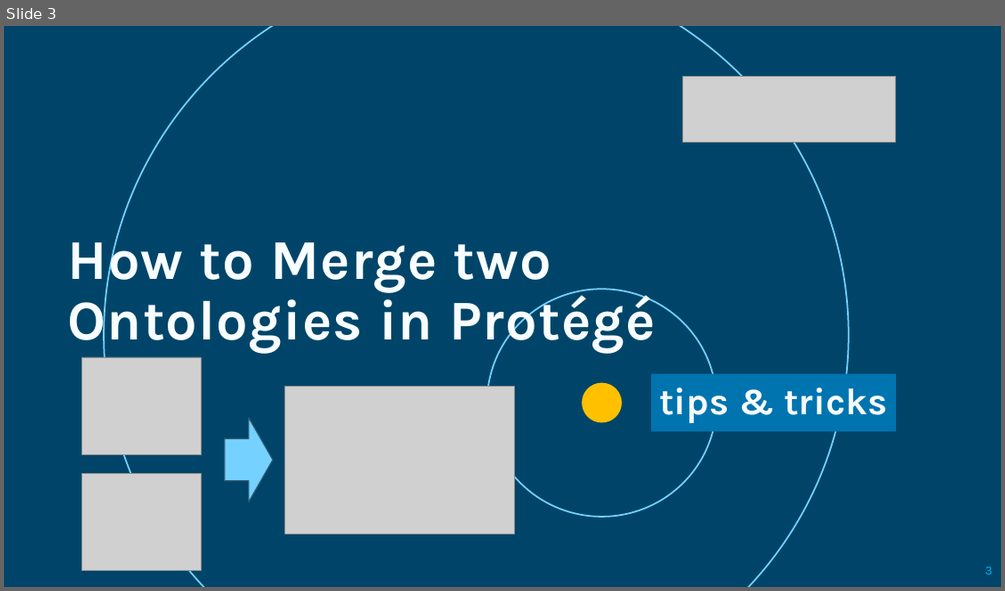
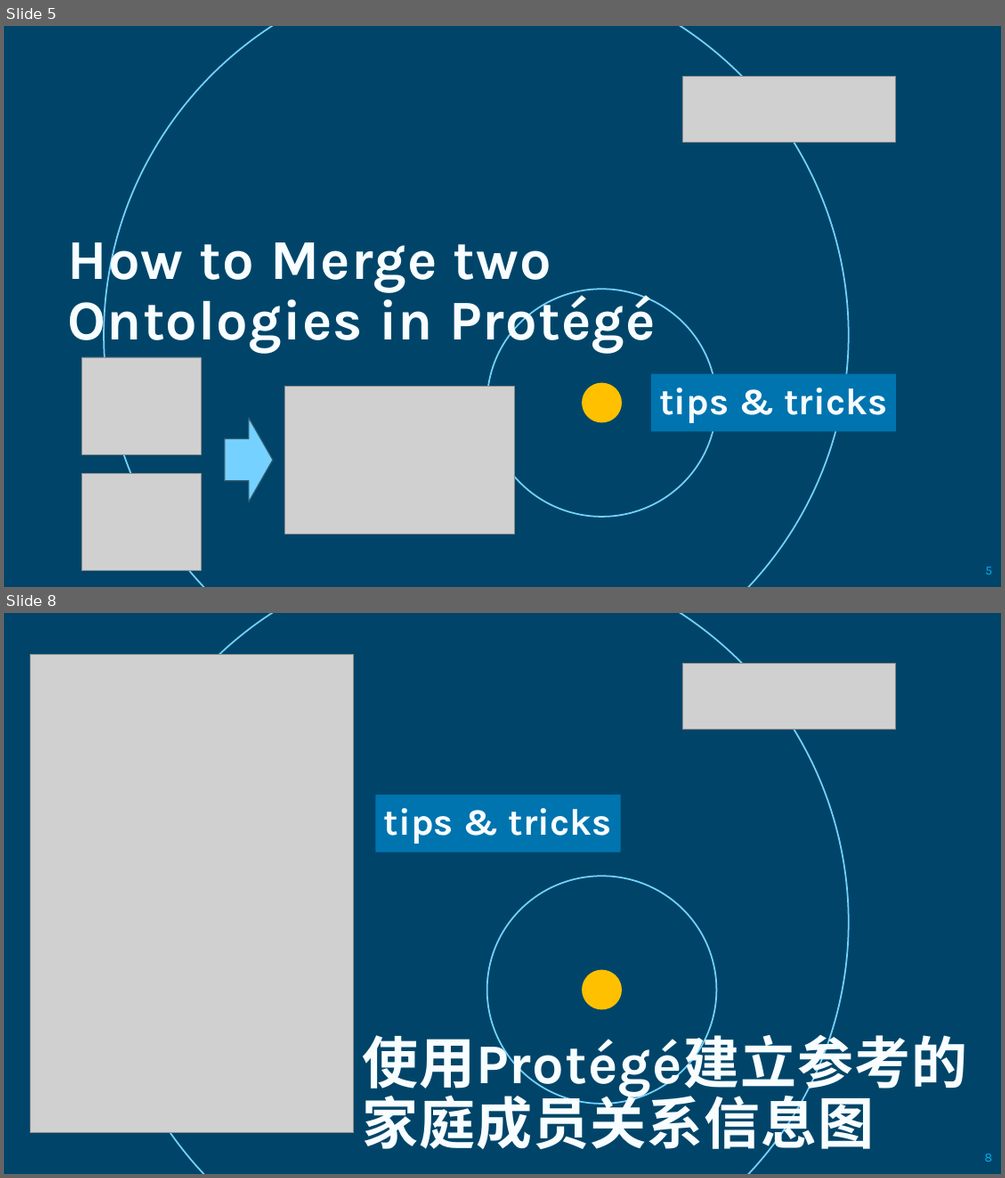
Before and after one commit to yasenstar/self_learning, a slide deck: tool-tips.pptx. Shown one above the other, each under a label of ours: slide 3 before the commit, slides 5 and 8 after it; the slides between them are not shown. The pictures are 1005x591 and 1005x1178 pixels, drawn with LibreOffice and Linux fonts; fonts in the diff are those of the drawing; grey boxes stand for pictures; background and template pictures are left out. Boxes give left, top, right and bottom in pixels: in the first picture for what was removed or moved away, otherwise in the second. Text is boxed around its words. In the diff, an @@ line names an element or a change of style, - is before the commit and + after.

```diff
--- a/tool-tips.pptx
+++ b/tool-tips.pptx
@@ slide 8 added at bbox=[4, 613, 1001, 1174], background picture (left out) @@
@@ rectangle added at bbox=[4, 613, 1001, 1174], fill #000000 at 40% opacity @@
@@ ellipse added at bbox=[104, 613, 849, 1174], outline #75D1FF 1.5 pt @@
@@ picture added at bbox=[30, 655, 354, 1133] @@
@@ picture added at bbox=[683, 663, 896, 729] @@
@@ rectangle added at bbox=[376, 795, 621, 852], fill #0074AF, 36 pt, text gradient #F8FDFF to #FFFFFF, bold @@
+tips & tricks
@@ ellipse added at bbox=[487, 876, 717, 1103], outline #75D1FF 1.5 pt @@
@@ freeform shape added at bbox=[582, 970, 622, 1009], fill #FFC000 @@
@@ title added at bbox=[362, 1026, 968, 1157], 54 pt, text gradient #F8FDFF to #FFFFFF, bold @@
+使用Protégé建立参考的
+家庭成员关系信息图
@@ page number added at bbox=[985, 1153, 993, 1161], 12 pt, text #00B0F0 @@
+8
@@ what was slide 3 is now slide 5 @@
@@ page number at bbox=[985, 566, 992, 574]: text changed @@
-3
+5
```
Also in this commit, not shown: 2 other slides added, 1 other file.
